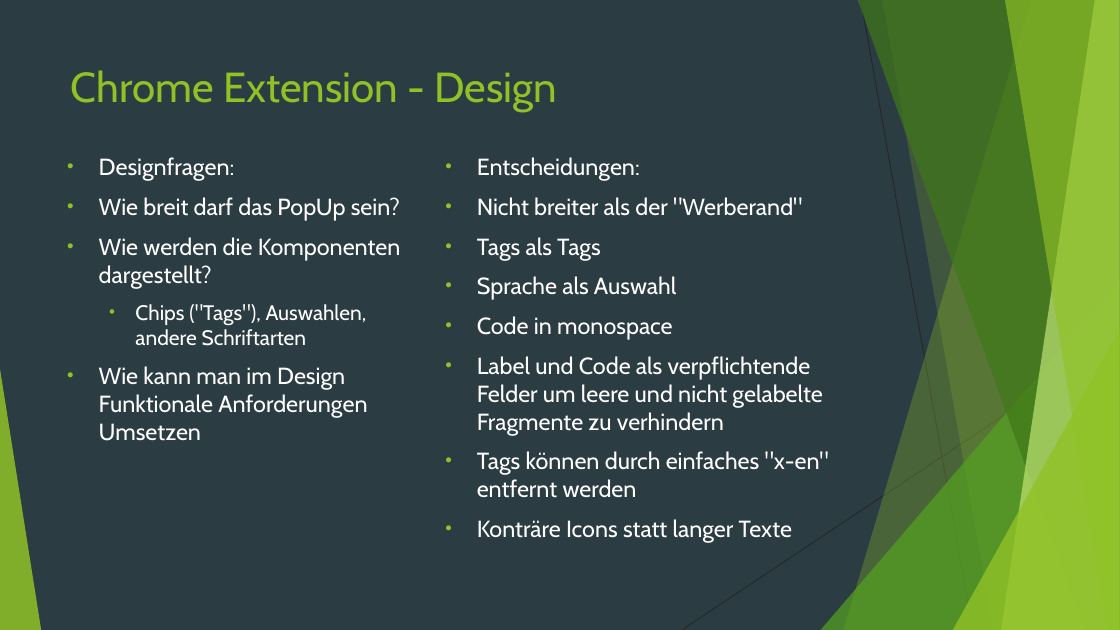
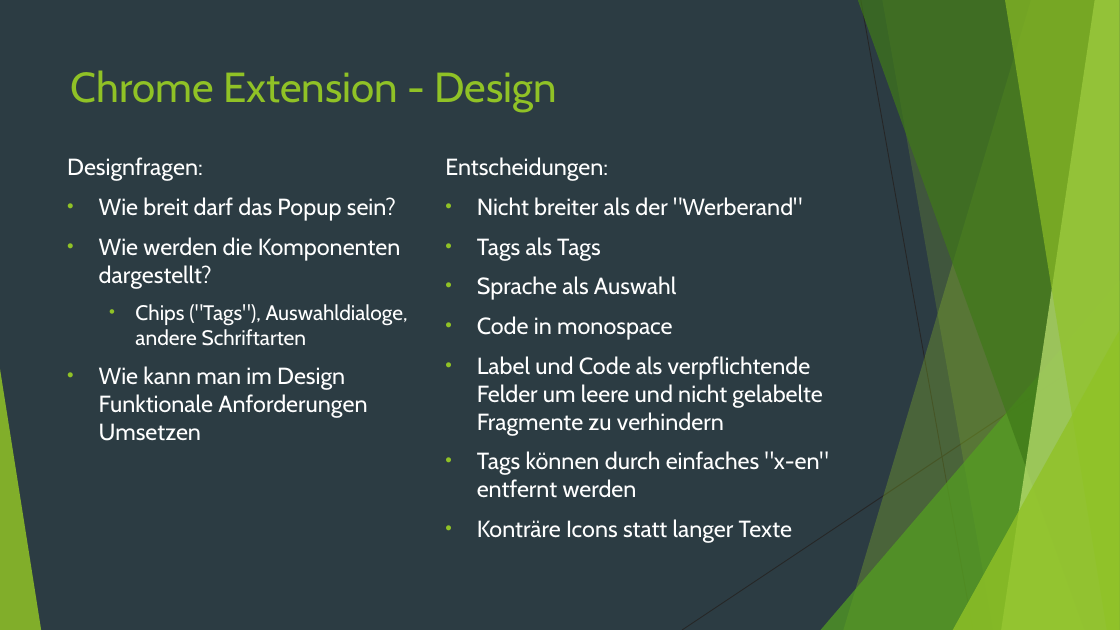
Before and after one commit to sgimmini/frag.extract.a, a slide deck: slide 6 of weekly_presentations/frag.extract_2019-08-22_Abschluss.pptx (slide 7 before the commit). Drawn at 1120x630 pixels with LibreOffice and Linux fonts; fonts in the diff are those of the drawing. Boxes give left, top, right and bottom in pixels: in the first picture for what was removed or moved away, otherwise in the second. Text is boxed around its words. In the diff, an @@ line names an element or a change of style, - is before the commit and + after.

```diff
--- a/weekly_presentations/frag.extract_2019-08-22_Abschluss.pptx
+++ b/weekly_presentations/frag.extract_2019-08-22_Abschluss.pptx
@@ text at box(67, 157, 203, 181): bullet • to none @@
@@ text at box(445, 157, 608, 181): bullet • to none @@
@@ text at box(99, 197, 396, 221): text changed @@
-• Wie breit darf das PopUp sein?
+• Wie breit darf das Popup sein?
@@ text at box(135, 304, 408, 346): text changed @@
-  • Chips ("Tags"), Auswahlen, andere Schriftarten
+  • Chips ("Tags"), Auswahldialoge, andere Schriftarten
```
Also in this commit, not shown: 15 other slides changed, 1 slide removed.
